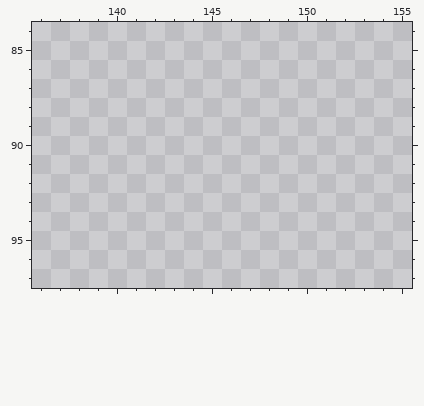
One commit to this pixel-art file: assets/ui/skin.aseprite. Above: the version before the commit.
320x232 pixels, 1 frame. Colours within 5 levels of each other are drawn and written as one. Shown: x 136..155, y 84..97. The commit also changed other parts of the picture, which this record leaves out.
The result:
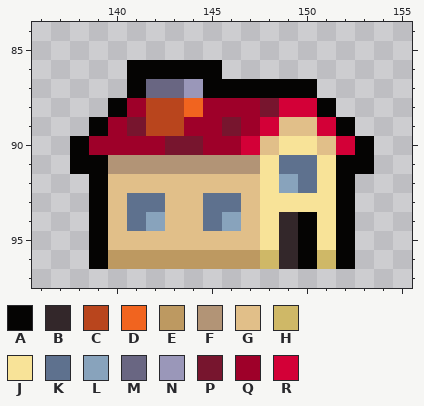
Palette (. is transparent): A #050403  B #33272a  C #b9451d  D #f1641f  E #bd9961  F #b29476  G #e1bf89  H #cfb867  J #f8e398  K #5e718e  L #88a3bc  M #696682  N #9a97b9  P #77152e  Q #9e0029  R #d30037
Difference:
Layer "Skin (dibuja aquí)":
There is now colour A in row 86 at x 141 to 145; in row 87 at x 141 and 145 to 150; in row 88 at x 140 and 151; in row 89 at x 139 and 152; in row 90 at x 138 and 153; in row 91 at x 138 to 139 and 152 to 153.
There is now colour A in rows 92 to 93 at x 139 and 152; in rows 94 to 96 at x 139, 150 and 152.
There is now colour B in rows 94 to 96 at x 149.
There is now colour C in rows 88 to 89 at x 142 to 143.
There is now colour D in row 88 at x 144.
There is now colour E in row 96 at x 140 to 147.
There is now colour F in row 91 at x 140 to 147.
There is now colour G in row 89 at x 149 to 150; in row 90 at x 148 and 151; in row 92 at x 140 to 147; in rows 93 to 94 at x 140, 143 to 144 and 147; in row 95 at x 140 to 147.
There is now colour H in row 96 at x 148 and 151.
There is now colour J in row 90 at x 149 to 150; in rows 91 to 92 at x 148 and 151; in row 93 at x 148 to 151; in rows 94 to 95 at x 148 and 151.
There is now colour K in row 91 at x 149 to 150; in row 92 at x 150; in row 93 at x 141 to 142 and 145 to 146; in row 94 at x 141 and 145.
There is now colour L in row 92 at x 149; in row 94 at x 142 and 146.
There is now colour M in row 87 at x 142 to 143.
There is now colour N in row 87 at x 144.
There is now colour P in row 88 at x 148; in row 89 at x 141 and 146; in row 90 at x 143 to 144.
There is now colour Q in row 88 at x 141 and 145 to 147; in row 89 at x 140, 144 to 145 and 147; in row 90 at x 139 to 142 and 145 to 146.
There is now colour R in row 88 at x 149 to 150; in row 89 at x 148 and 151; in row 90 at x 147 and 152.
